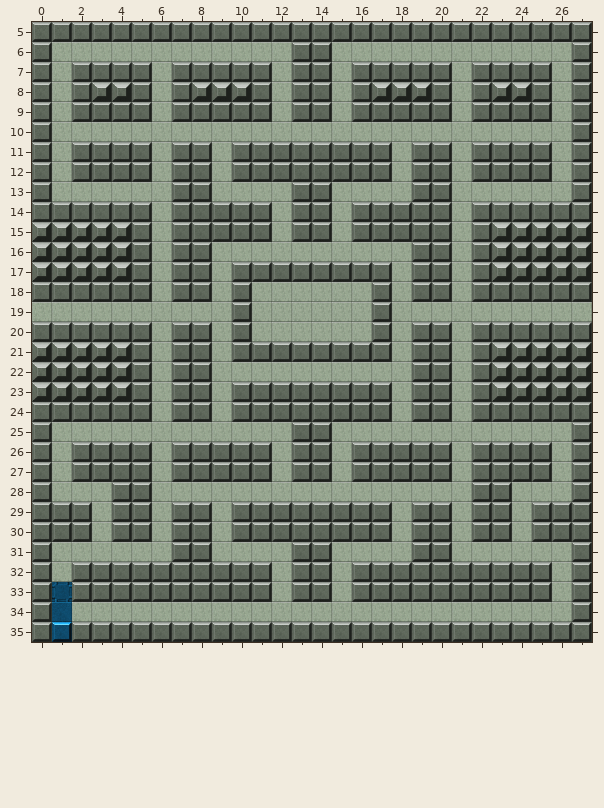
Two states of a Tiled map, android/assets/map2.tmx. The picture above was drawn from the file before the commit.
Cells are 32x32 px. Shown: x 0..27, y 5..35.
After:
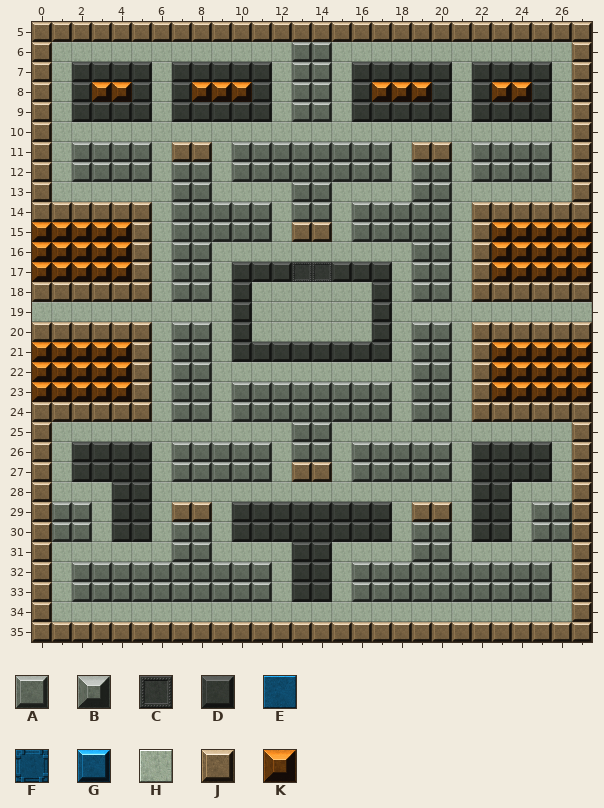
Key: from "maptileset2": A 5, B 11, C 18, D 19, E 28, F 31, G 33, H 41, J 117, K 137.
_ is an empty cell, . an unchanged one.
What changed:
--- layer "Walls"
@@ x 0..27 @@
- 5 AAAAAAAAAAAAAAAAAAAAAAAAAAAA
- 6 A..........................A
- 7 A.AAAA.AAAAA....AAAAA.AAAA.A
- 8 A.ABBA.ABBBA....ABBBA.ABBA.A
- 9 A.AAAA.AAAAA....AAAAA.AAAA.A
-10 A..........................A
-11 A......AA..........AA......A
-12 A..........................A
-13 A..........................A
-14 AAAAAA................AAAAAA
-15 BBBBBA.......AA.......ABBBBB
-16 BBBBBA................ABBBBB
-17 BBBBBA....AAAAAAAA....ABBBBB
-18 AAAAAA....A......A....AAAAAA
-19 ..........A......A..........
-20 AAAAAA....A......A....AAAAAA
-21 BBBBBA....AAAAAAAA....ABBBBB
-22 BBBBBA................ABBBBB
-23 BBBBBA................ABBBBB
-24 AAAAAA................AAAAAA
-25 A..........................A
-26 A.AAAA................AAAA.A
-27 A.AAAA.......AA.......AAAA.A
-28 A...AA................AA...A
-29 A...AA.AA.AAAAAAAA.AA.AA...A
-30 A...AA....AAAAAAAA....AA...A
-31 A............AA............A
-32 A............AA............A
-33 A............AA............A
-34 A..........................A
-35 AGAAAAAAAAAAAAAAAAAAAAAAAAAA
+ 5 JJJJJJJJJJJJJJJJJJJJJJJJJJJJ
+ 6 J..........................J
+ 7 J.DDDD.DDDDD....DDDDD.DDDD.J
+ 8 J.DKKD.DKKKD....DKKKD.DKKD.J
+ 9 J.DDDD.DDDDD....DDDDD.DDDD.J
+10 J..........................J
+11 J......JJ..........JJ......J
+12 J..........................J
+13 J..........................J
+14 JJJJJJ................JJJJJJ
+15 KKKKKJ.......JJ.......JKKKKK
+16 KKKKKJ................JKKKKK
+17 KKKKKJ....DDDCCDDD....JKKKKK
+18 JJJJJJ....D......D....JJJJJJ
+19 ..........D......D..........
+20 JJJJJJ....D......D....JJJJJJ
+21 KKKKKJ....DDDDDDDD....JKKKKK
+22 KKKKKJ................JKKKKK
+23 KKKKKJ................JKKKKK
+24 JJJJJJ................JJJJJJ
+25 J..........................J
+26 J.DDDD................DDDD.J
+27 J.DDDD.......JJ.......DDDD.J
+28 J...DD................DD...J
+29 J...DD.JJ.DDDDDDDD.JJ.DD...J
+30 J...DD....DDDDDDDD....DD...J
+31 J............DD............J
+32 J............DD............J
+33 J............DD............J
+34 J..........................J
+35 JJJJJJJJJJJJJJJJJJJJJJJJJJJJ
--- layer "Path"
@@ x 1..1 @@
-34 E
+34 H
--- layer "Collectables"
@@ x 1..1 @@
-33 F
+33 _
Pixel boxes of the changes (left, top, right, bottom) in both pictures:
changed: (32, 22, 592, 642)
